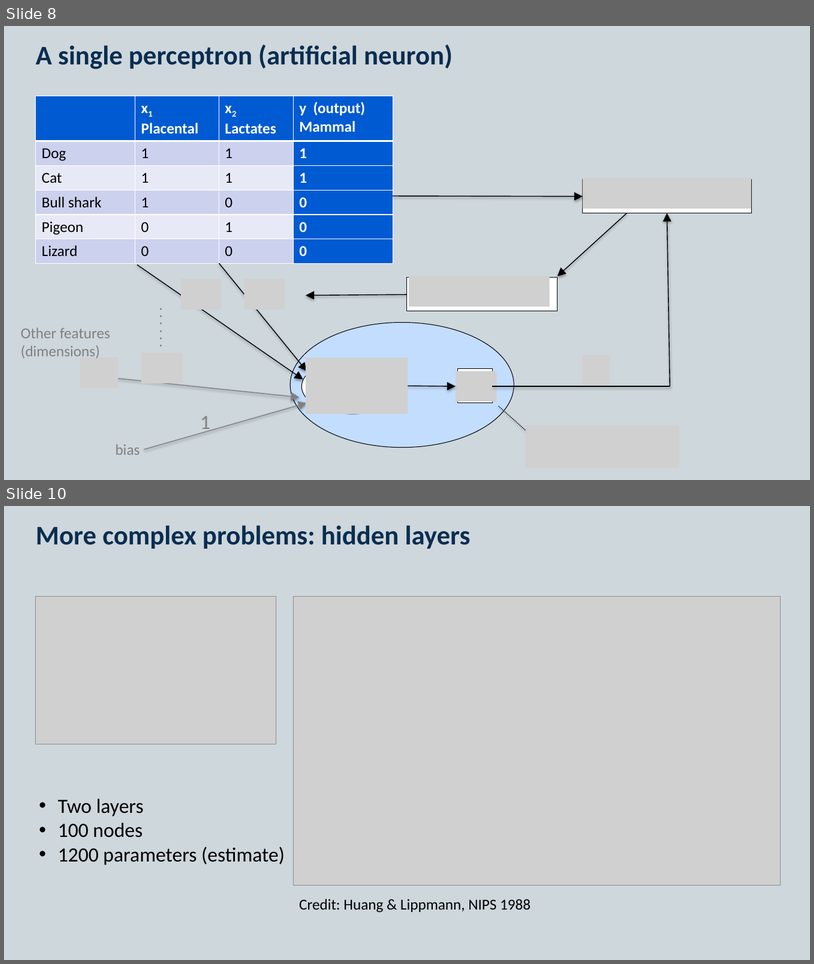
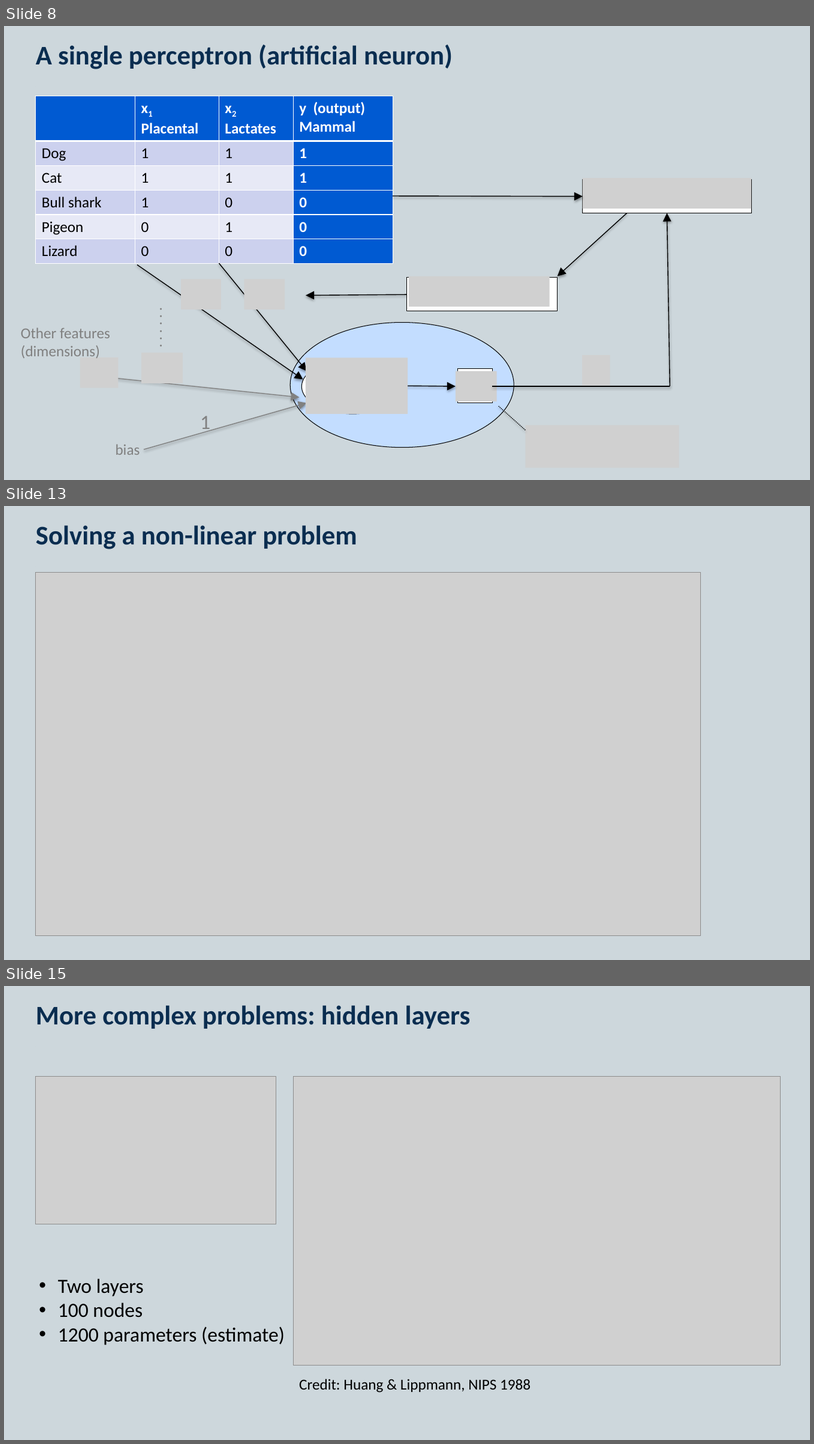
Before and after one commit to KCL-Health-NLP/nlp_youth_awards, a slide deck: presentations/neural-networks.pptx. Shown one above the other, each under a label of ours: slides 8 and 10 before the commit, slides 8, 13 and 15 after it; the slides between them are not shown. The pictures are 814x964 and 814x1444 pixels, drawn with LibreOffice and Linux fonts; fonts in the diff are those of the drawing; grey boxes stand for pictures. Boxes give left, top, right and bottom in pixels: in the first picture for what was removed or moved away, otherwise in the second. Text is boxed around its words. In the diff, an @@ line names an element or a change of style, - is before the commit and + after.

```diff
--- a/presentations/neural-networks.pptx
+++ b/presentations/neural-networks.pptx
@@ slide 13 added at [4,506,810,960], background #CDD7DC; not listed: 2 template elements that a slide beside it also shows @@
@@ title added at [36,525,357,549], 32 pt, text #0A2D50, bold @@
+Solving a non-linear problem
@@ picture added at [35,572,701,936] @@
@@ what was slide 10 is now slide 15 @@
```
Also in this commit, not shown: 4 other slides added, 3 other files.
